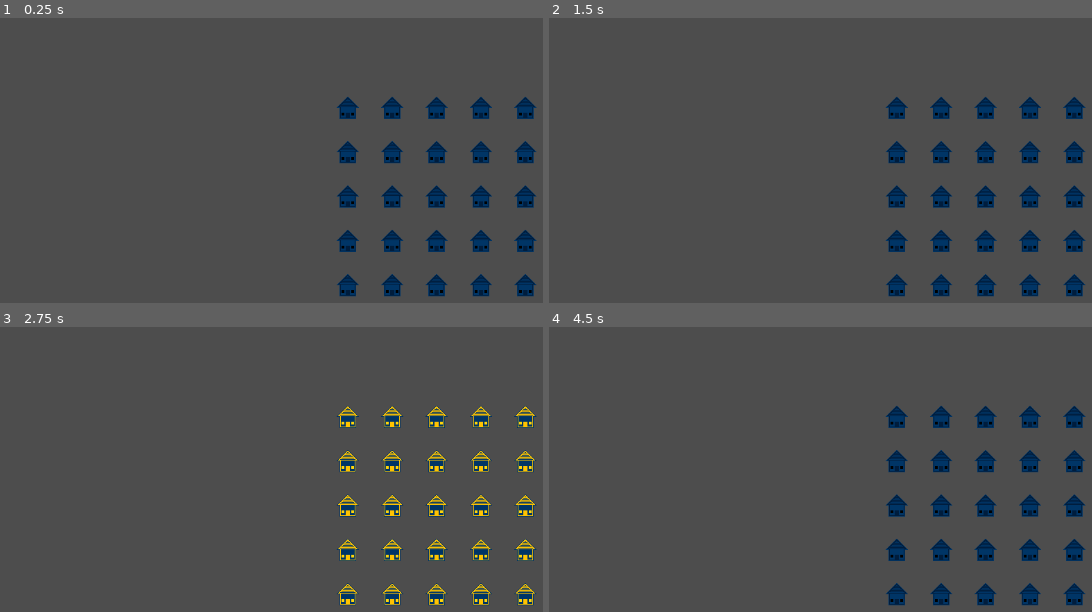
Above: before the commit, frames 1-4 (two rows, left to right).
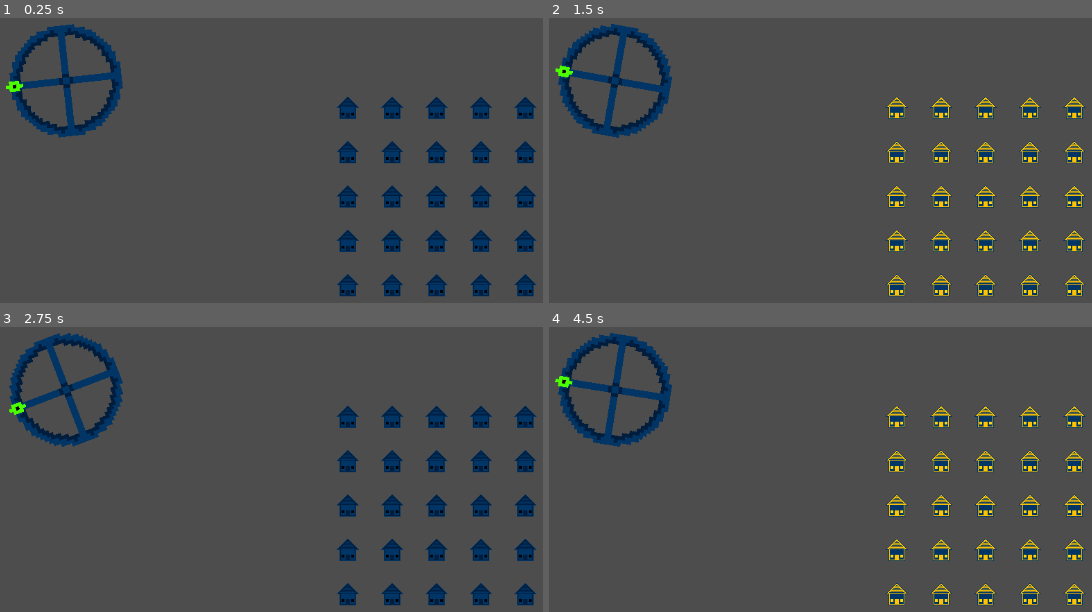
Above: after the commit, the same moments.

Repository: CWmain/BigModeGameJam2025
Game: Godot game, scene res://Levels/main_scene.tscn
Two runs of this game, one before a commit and one after it. Both use one fixed random seed, a clock stepped at 60 frames per second and the inputs below.
Inputs (mouse positions are in pixels of both pictures, inside the frame that each line leads up to):
- Up to frame 1 (0.25 s): no input
- Up to frame 2 (1.5 s): tap Enter at 0.5 s; move the mouse to (1075, 200) at 0.52 s; tap T (Test_Click, bound only after the commit) at 0.6 s; click (1075, 200) at 0.67 s; tap Space at 1.25 s; move the mouse to (739, 243) at 1.27 s; click (739, 243) at 1.35 s
- Up to frame 3 (2.75 s): tap Enter at 2 s; move the mouse to (428, 432) at 2.02 s; tap T (Test_Click, bound only after the commit) at 2.1 s; click (428, 432) at 2.17 s
- Up to frame 4 (4.5 s): tap Space at 2.75, 4.25 s; move the mouse to (outside the picture) at 2.77 s; click (outside the picture) at 2.85 s; tap Enter at 3.5 s; move the mouse to (outside the picture) at 3.52 s; tap T (Test_Click, bound only after the commit) at 3.6 s; click (outside the picture) at 3.67 s; move the mouse to (657, 463) at 4.27 s; click (657, 463) at 4.35 s

The runs differ from the first frame. In frame 1, 3.0% of the frame differs, in the area x 1-23%, y 2-43%; in frame 2, 6.2%; in frame 3, 6.2%, in the area x 1-99%, y 2-98%; in frame 4, 6.2%.

Commit message:
Implemented wheel with handle mouse detection on left click, do not have the rotation working (need to think about it more)

Diff:
--- a/Levels/main_scene.tscn
+++ b/Levels/main_scene.tscn
@@ -1,7 +1,8 @@
-[gd_scene load_steps=3 format=3 uid="uid://hyb3vvce52a8"]
+[gd_scene load_steps=4 format=3 uid="uid://hyb3vvce52a8"]
 
 [ext_resource type="PackedScene" uid="uid://3ywwd2acq657" path="res://Objects/DemandManager/demand_manager.tscn" id="2_rhm0s"]
 [ext_resource type="PackedScene" uid="uid://02bikho87cuj" path="res://Objects/House/house_factory.tscn" id="3_0jk0m"]
+[ext_resource type="PackedScene" uid="uid://bik1qhl8twixa" path="res://Objects/Wheel/wheel.tscn" id="3_3j2tn"]
 
 [node name="MainScene" type="Node2D"]
 
@@ -13,3 +14,7 @@
 toGenerate = 25
 HOUSE_WIDTH = 64
 HOUSE_HEIGHT = 64
+
+[node name="Wheel" parent="." instance=ExtResource("3_3j2tn")]
+position = Vector2(169, 121)
+scale = Vector2(5, 5)
--- /dev/null
+++ b/Objects/Wheel/wheel.gd
@@ -0,0 +1,12 @@
+extends Node2D
+
+@onready var wheel_handle = $WheelHandle
+
+func _process(delta):
+	rotation = position.angle_to(get_viewport().get_mouse_position())
+
+func _on_wheel_handle_hit_box_input_event(viewport, event, shape_idx):
+	if event is InputEventMouseButton and event.pressed and event.button_index == MOUSE_BUTTON_LEFT:
+
+		print("On Handle")
+	pass # Replace with function body.
--- /dev/null
+++ b/Objects/Wheel/wheel.tscn
@@ -0,0 +1,26 @@
+[gd_scene load_steps=5 format=3 uid="uid://bik1qhl8twixa"]
+
+[ext_resource type="Script" path="res://Objects/Wheel/wheel.gd" id="1_5fxyp"]
+[ext_resource type="Texture2D" uid="uid://qe2gt1ogun0j" path="res://Objects/Wheel/Wheel.png" id="1_f27yq"]
+[ext_resource type="Texture2D" uid="uid://bxmmcjnnh5rsa" path="res://Objects/Wheel/WheelHandle.png" id="2_xtljp"]
+
+[sub_resource type="RectangleShape2D" id="RectangleShape2D_oqoid"]
+size = Vector2(6, 4)
+
+[node name="Wheel" type="Node2D"]
+script = ExtResource("1_5fxyp")
+
+[node name="Wheel" type="Sprite2D" parent="."]
+texture = ExtResource("1_f27yq")
+
+[node name="WheelHandle" type="Sprite2D" parent="."]
+position = Vector2(-15, 0)
+texture = ExtResource("2_xtljp")
+
+[node name="WheelHandleHitBox" type="Area2D" parent="WheelHandle"]
+
+[node name="CollisionShape2D" type="CollisionShape2D" parent="WheelHandle/WheelHandleHitBox"]
+shape = SubResource("RectangleShape2D_oqoid")
+
+[connection signal="input_event" from="WheelHandle/WheelHandleHitBox" to="." method="_on_wheel_handle_hit_box_input_event"]
+[connection signal="input_event" from="WheelHandle/WheelHandleHitBox" to="." method="_on_area_2d_input_event"]
--- a/project.godot
+++ b/project.godot
@@ -19,7 +19,7 @@
 
 Test_Click={
 "deadzone": 0.5,
-"events": [Object(InputEventMouseButton,"resource_local_to_scene":false,"resource_name":"","device":-1,"window_id":0,"alt_pressed":false,"shift_pressed":false,"ctrl_pressed":false,"meta_pressed":false,"button_mask":0,"position":Vector2(0, 0),"global_position":Vector2(0, 0),"factor":1.0,"button_index":1,"canceled":false,"pressed":false,"double_click":false,"script":null)
+"events": [Object(InputEventKey,"resource_local_to_scene":false,"resource_name":"","device":-1,"window_id":0,"alt_pressed":false,"shift_pressed":false,"ctrl_pressed":false,"meta_pressed":false,"pressed":false,"keycode":0,"physical_keycode":84,"key_label":0,"unicode":116,"echo":false,"script":null)
 ]
 }
 
Binary file added: Objects/Wheel/WheelHandle.png
Not shown, added: Objects/Wheel/WheelHandle.png.import
